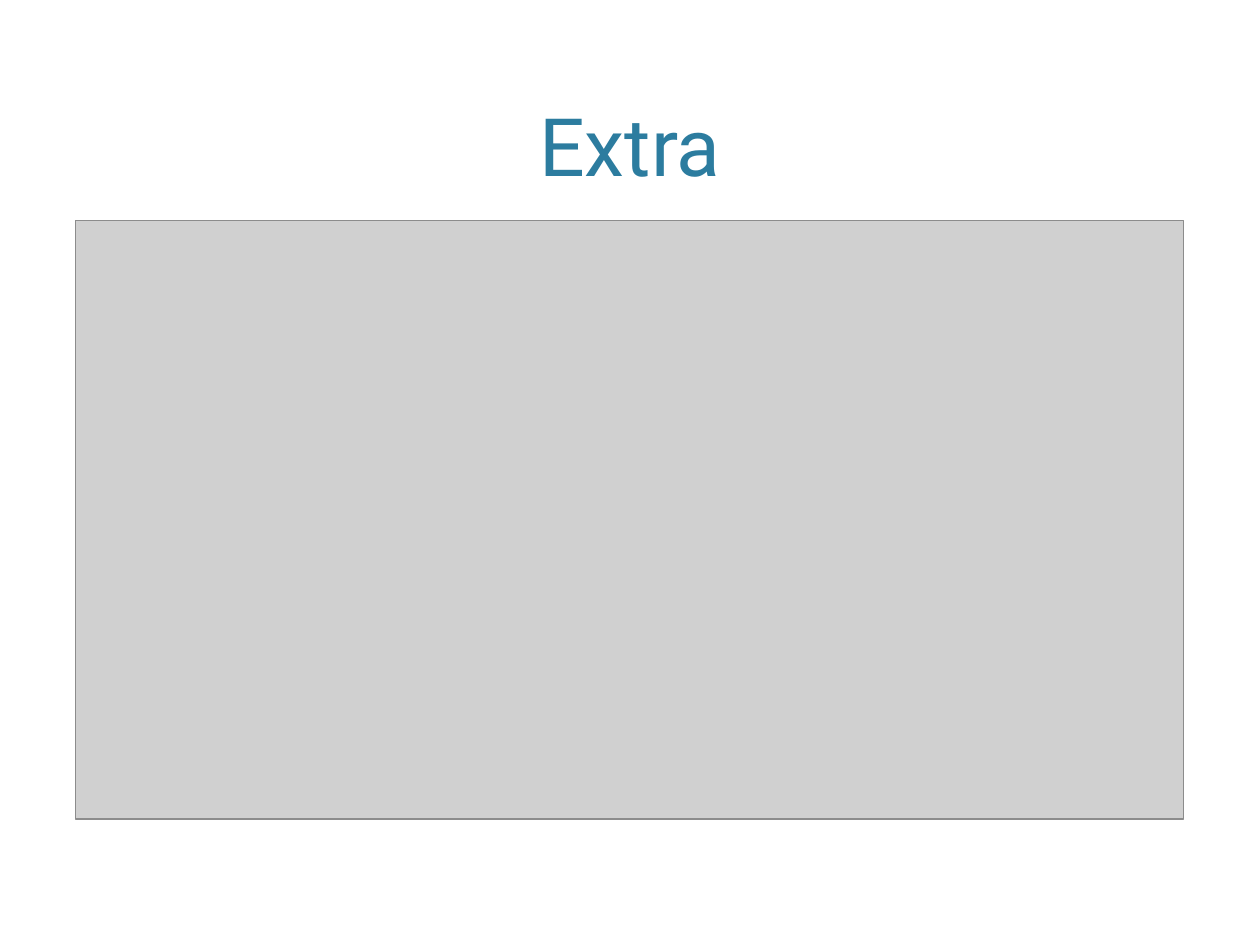
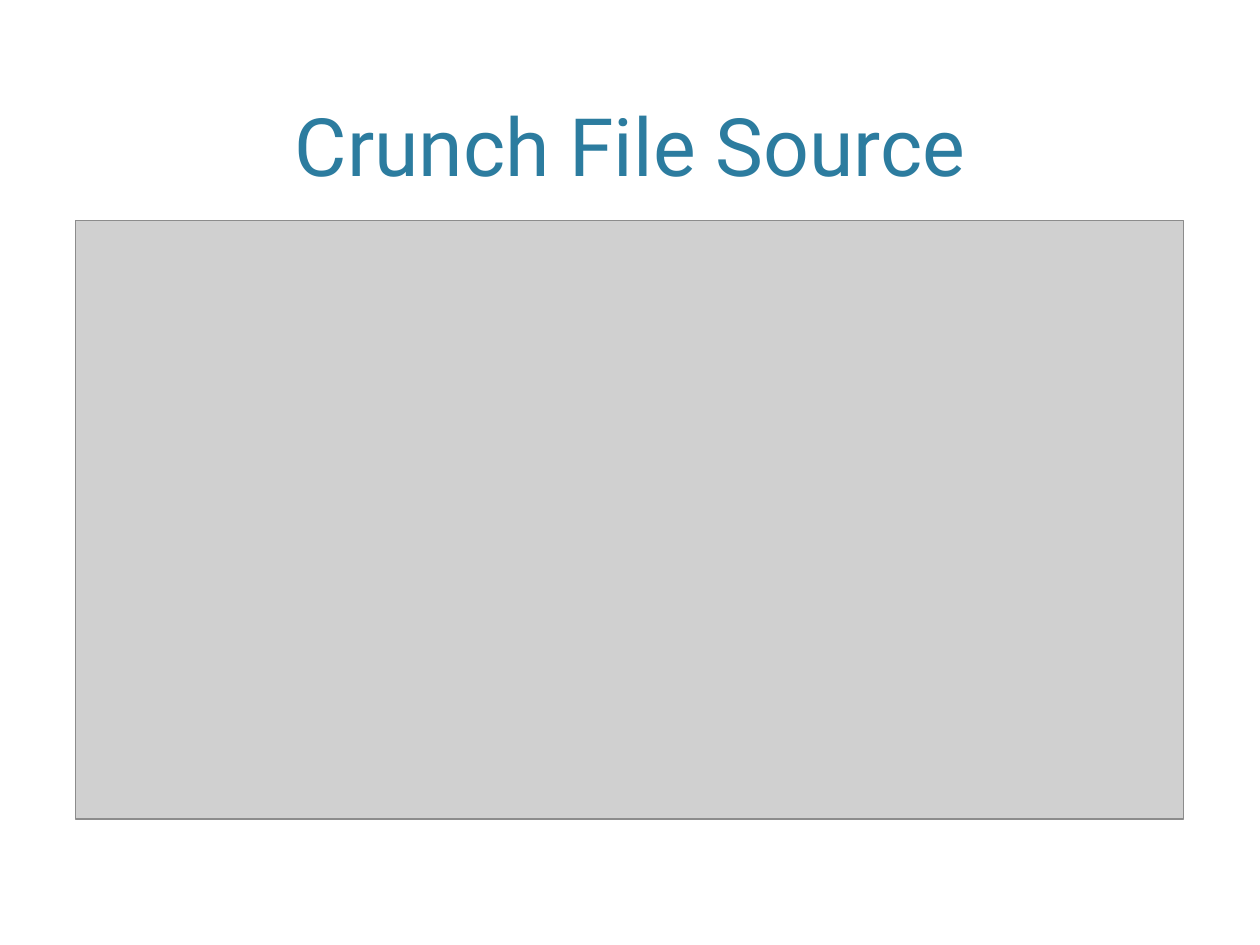
Before and after one commit to champgm/Big-Data-Talk, a slide deck: slide 18 of BigDataTalk.pptx. Drawn at 1260x945 pixels with LibreOffice and Linux fonts; fonts in the diff are those of the drawing; grey boxes stand for pictures; background and template pictures are left out. Boxes give left, top, right and bottom in pixels: in the first picture for what was removed or moved away, otherwise in the second. Text is boxed around its words. In the diff, an @@ line names an element or a change of style, - is before the commit and + after.

```diff
--- a/BigDataTalk.pptx
+++ b/BigDataTalk.pptx
@@ title at [295,115,965,177]: text changed @@
-Extra
+Crunch File Source
```
Also in this commit, not shown: 8 other slides changed, 1 other file.
